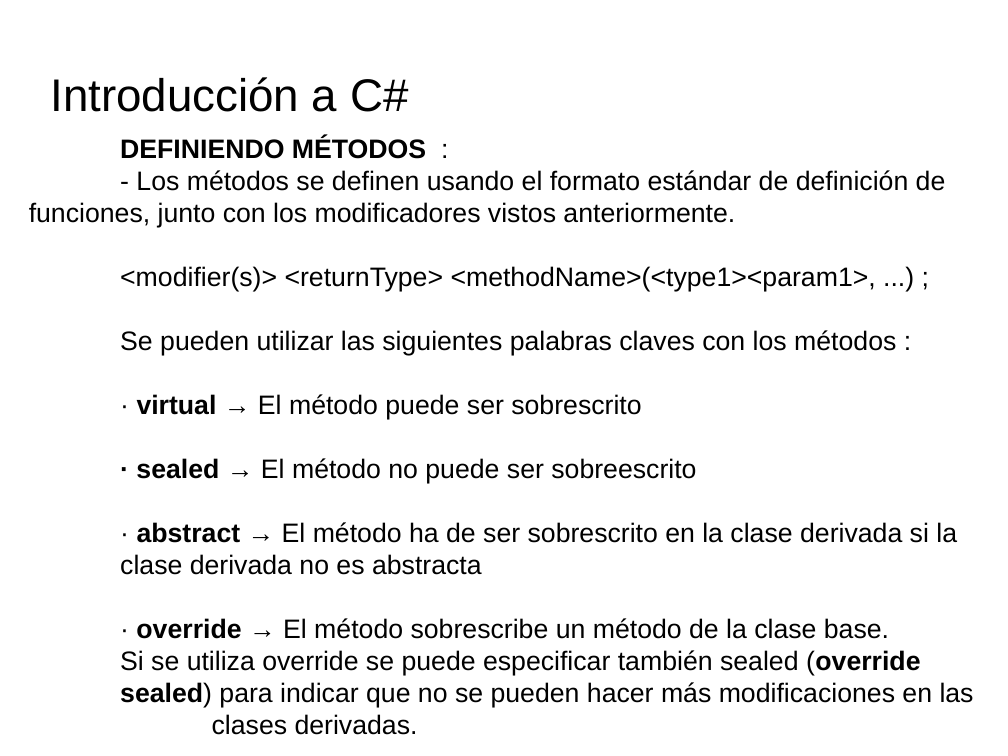
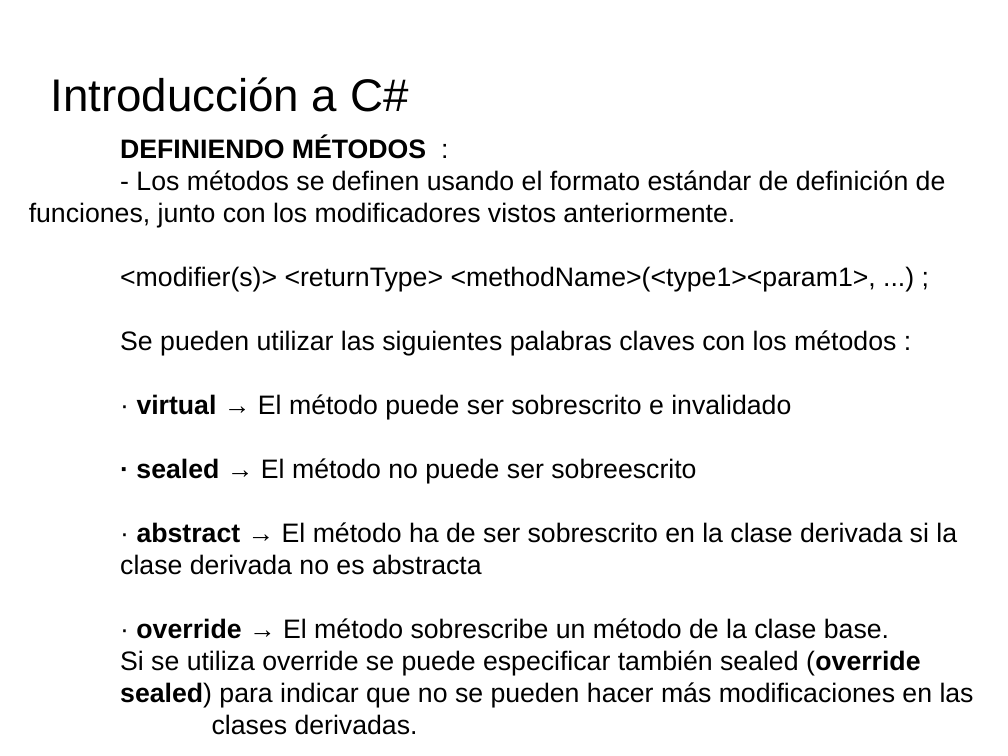
Before and after one commit to videojuegos-abastos/PMV, a slide deck: slide 4 of te/Tema 4 (Chema)/t4.3.- Definiendo miembros de una clase.odp. Drawn at 1008x756 pixels with LibreOffice and Linux fonts; fonts in the diff are those of the drawing; background and template pictures are left out. Boxes give left, top, right and bottom in pixels: in the first picture for what was removed or moved away, otherwise in the second. Text is boxed around its words. In the diff, an @@ line names an element or a change of style, - is before the commit and + after.

```diff
--- a/te/Tema 4 (Chema)/t4.3.- Definiendo miembros de una clase.odp
+++ b/te/Tema 4 (Chema)/t4.3.- Definiendo miembros de una clase.odp
@@ text at (x1=137, y1=394, x2=791, y2=419): text changed @@
-· virtual → El método puede ser sobrescrito
+· virtual → El método puede ser sobrescrito e invalidado
```
Also in this commit, not shown: 10 other slides changed, 2 other files.
